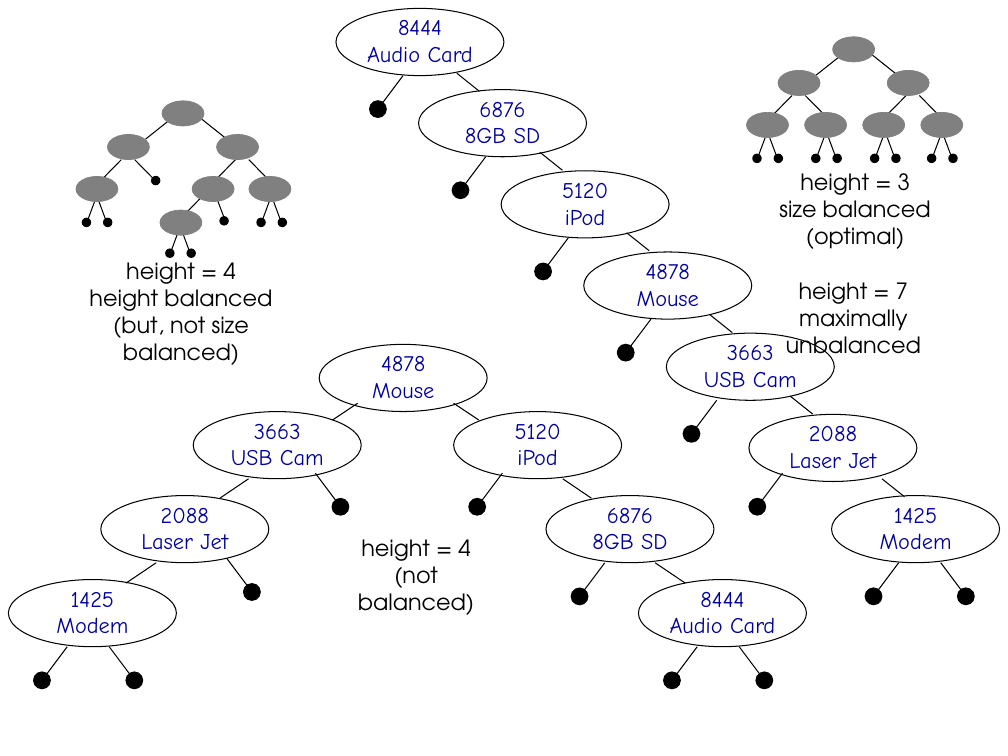
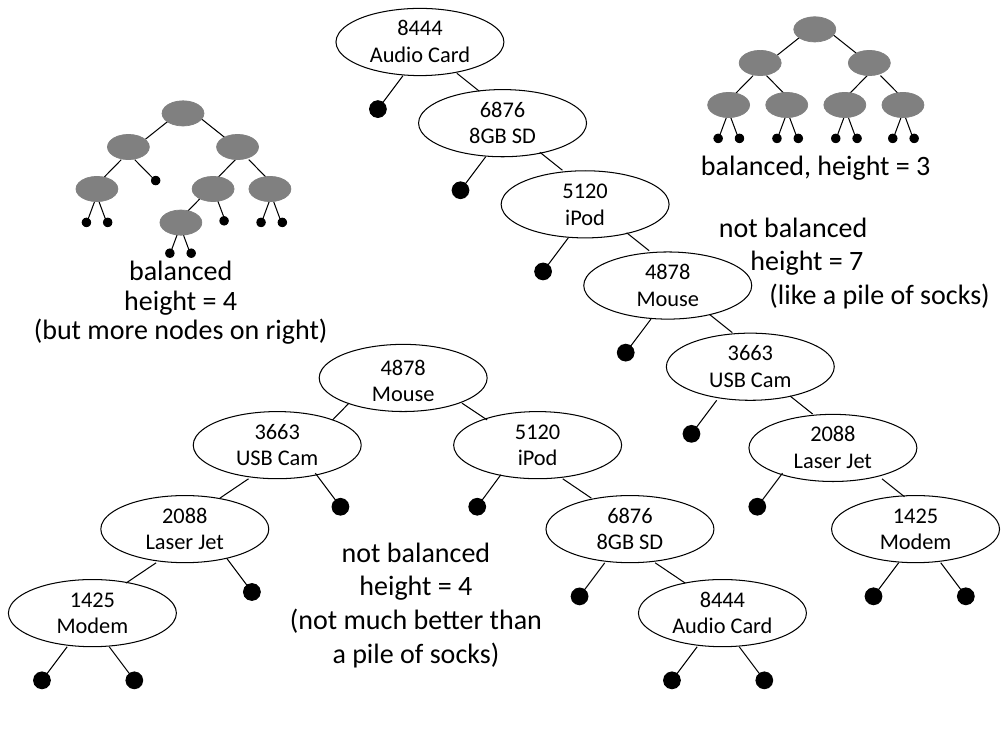
Before and after one commit to rexpage/LogicBook, a slide deck: slide 1 of Sources/unbalanced-trees.ppt. Drawn at 1008x756 pixels with LibreOffice and Linux fonts; fonts in the diff are those of the drawing. Boxes give left, top, right and bottom in pixels: in the first picture for what was removed or moved away, otherwise in the second. Text is boxed around its words. In the diff, an @@ line names an element or a change of style, - is before the commit and + after.

```diff
--- a/Sources/unbalanced-trees.ppt
+++ b/Sources/unbalanced-trees.ppt
@@ 15 ellipses, 14 lines: place and size @@
-15 ellipses, 14 lines at [747,36,964,162]
+15 ellipses, 14 lines at [708,17,924,142]
@@ text at [701,155,930,180]: text changed; size 16 to 20 pt; font TeX Gyre Adventor to Calibri @@
-height = 3
-size balanced (optimal)
+balanced, height = 3
@@ text "not balanced": place and size @@
-text "not balanced" at [786,282,921,363]
+text "not balanced" at [719,217,990,309]
@@ text at [719,217,867,238]: paragraph added @@
+not balanced
@@ text "balanced": place and size @@
-text "balanced" at [89,255,272,365]
+text "balanced" at [34,257,328,344]
@@ text at [129,257,232,281]: paragraph added @@
+balanced
@@ text at [750,250,863,275]: size 16 to 20 pt, font TeX Gyre Adventor to Calibri in "height = 7"; alignment centre to left @@
@@ text at [124,290,237,315]: size 16 to 20 pt, font TeX Gyre Adventor to Calibri in "height = 4"; line spacing 1 to 21pt @@
@@ text at [769,283,990,309]: text changed; size 16 to 20 pt; font TeX Gyre Adventor to Calibri @@
-maximally unbalanced
+(like a pile of socks)
@@ text at [34,318,328,344]: text changed; size 16 to 20 pt; font TeX Gyre Adventor to Calibri @@
-height balanced
-(but, not size balanced)
+(but more nodes on right)
@@ font Comic Neue to Calibri, text colour #000099 to #000000 in 14 elements at [146,507,224,549], [236,424,318,465], [57,592,129,633], [597,507,663,549], [515,424,560,465], [672,591,773,640], [794,425,872,468], [637,263,699,306], [709,345,791,387], [880,508,952,549], [562,183,607,225], [469,101,536,143], [370,19,470,62], [372,359,434,401] @@
@@ line moved from (358, 403) - (333, 420) to (349, 403) - (333, 420) @@
@@ line moved from (454, 403) - (479, 420) to (462, 403) - (487, 420) @@
@@ text "not balanced": place and size @@
-text "not balanced" at [358,539,474,615]
+text "not balanced" at [290,542,542,668]
@@ text at [342,542,490,563]: paragraph added @@
+not balanced
@@ text at [359,575,472,600]: size 16 to 20 pt, font TeX Gyre Adventor to Calibri in "height = 4" @@
@@ text at [290,608,542,668]: text changed; size 16 to 20 pt; font TeX Gyre Adventor to Calibri @@
-(not balanced)
+(not much better than
+a pile of socks)
```
Also in this commit, not shown: 28 other files.
